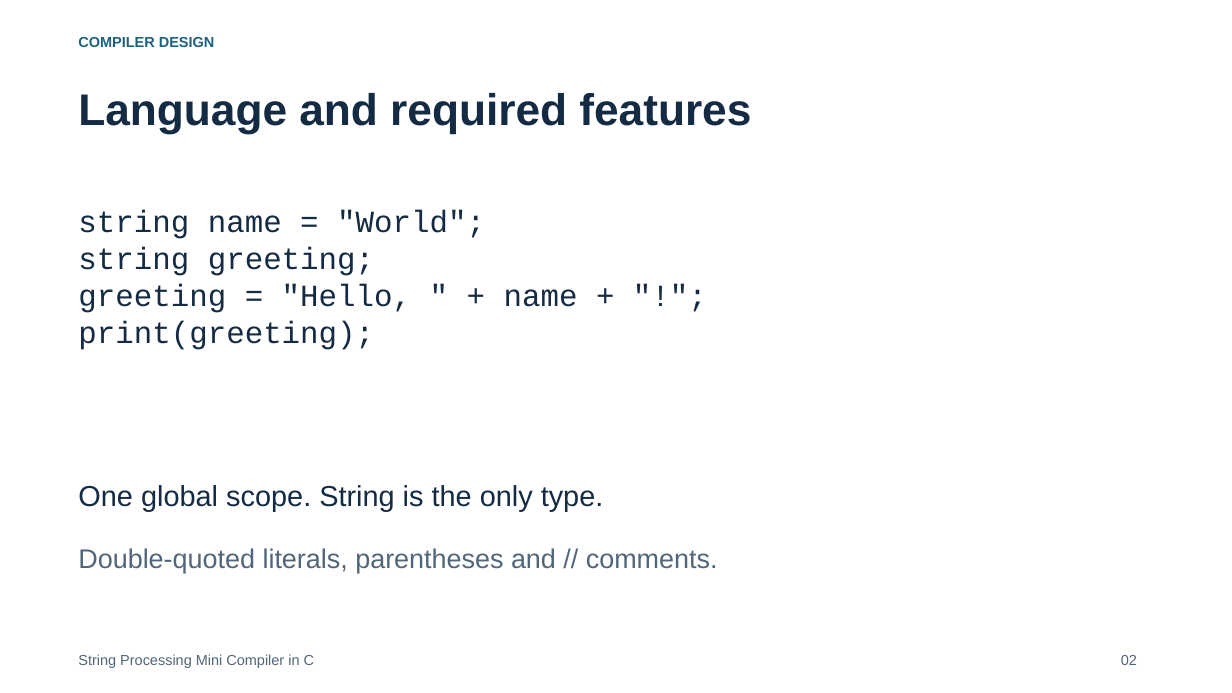
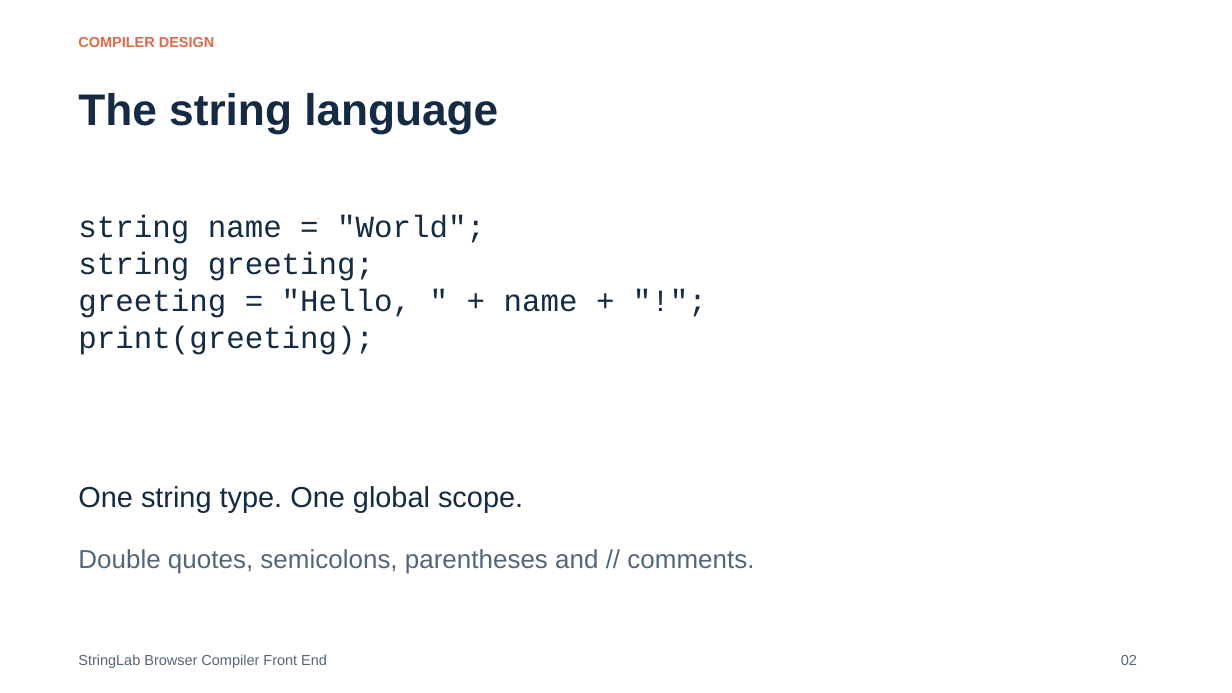
Before and after one commit to Skywalker690/cd-mini-project, a slide deck: slide 2 of submission/Presentation.pptx. Drawn at 1232x693 pixels with LibreOffice and Linux fonts; fonts in the diff are those of the drawing. Boxes give left, top, right and bottom in pixels: in the first picture for what was removed or moved away, otherwise in the second. Text is boxed around its words. In the diff, an @@ line names an element or a change of style, - is before the commit and + after.

Commit message:
refactor: replace console compiler with static browser playground

```diff
--- a/submission/Presentation.pptx
+++ b/submission/Presentation.pptx
@@ text "COMPILER DESIGN" at box(78, 37, 215, 47): text colour #1A6383 to #DF6948 @@
@@ text at box(78, 93, 498, 134): text changed @@
-Language and required features
+The string language
@@ text "string name = "World";": place and size @@
-text "string name = "World";" at box(78, 210, 578, 350)
+text "string name = "World";" at box(78, 215, 578, 355)
@@ text at box(78, 486, 523, 513): text changed @@
-One global scope. String is the only type.
+One string type. One global scope.
@@ text at box(78, 549, 754, 574): text changed; size 21 to 20.2 pt @@
-Double-quoted literals, parentheses and // comments.
+Double quotes, semicolons, parentheses and // comments.
@@ text at box(78, 654, 327, 668): text changed @@
-String Processing Mini Compiler in C
+StringLab Browser Compiler Front End
```
Also in this commit, not shown: 9 other slides changed, 3 slides added, 2 slides removed, 57 other files.
